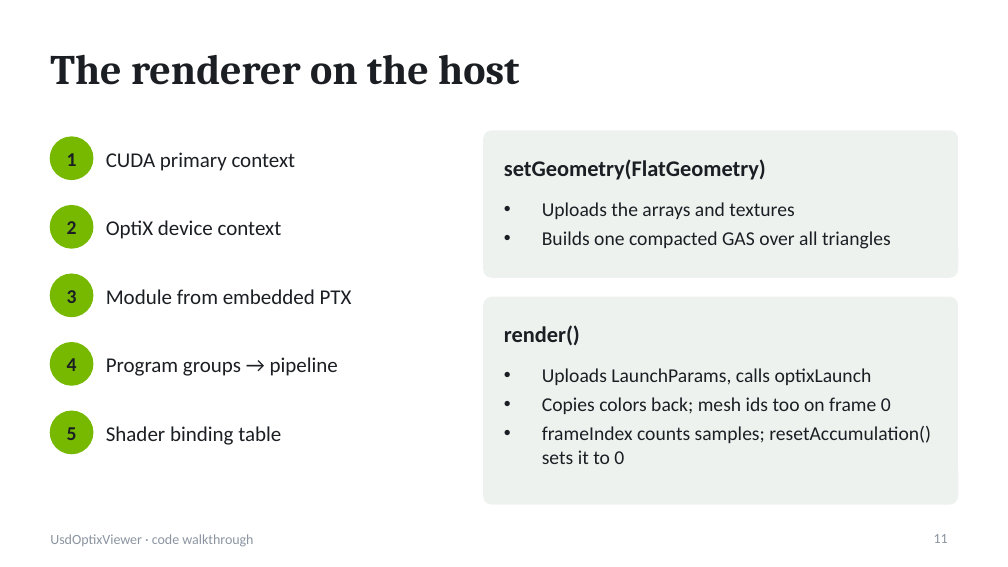
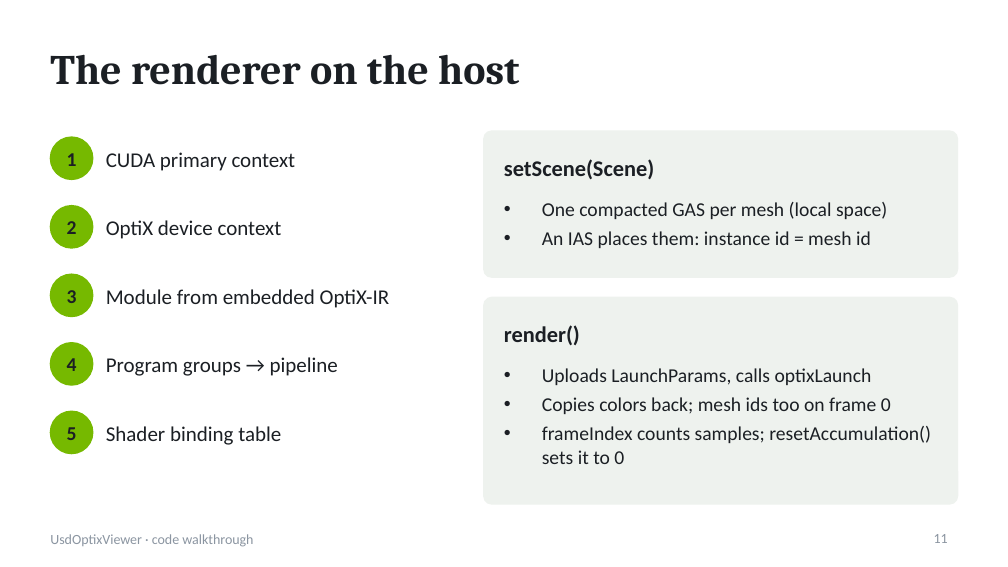
Before and after one commit to pablo-figueroa-uniandes/VizTools, a slide deck: slide 11 of Docs/UsdOptixViewer-code.pptx. Drawn at 1008x567 pixels with LibreOffice and Linux fonts; fonts in the diff are those of the drawing. Boxes give left, top, right and bottom in pixels: in the first picture for what was removed or moved away, otherwise in the second. Text is boxed around its words. In the diff, an @@ line names an element or a change of style, - is before the commit and + after.

```diff
--- a/Docs/UsdOptixViewer-code.pptx
+++ b/Docs/UsdOptixViewer-code.pptx
@@ text at (504,159,654,179): text changed @@
-setGeometry(FlatGeometry)
+setScene(Scene)
@@ text at (542,202,887,248): text changed @@
-• Uploads the arrays and textures
-• Builds one compacted GAS over all triangles
+• One compacted GAS per mesh (local space)
+• An IAS places them: instance id = mesh id
@@ text at (106,289,390,308): text changed @@
-Module from embedded PTX
+Module from embedded OptiX-IR
```
Also in this commit, not shown: 10 other slides changed, 1 slide added, 2 other files.
